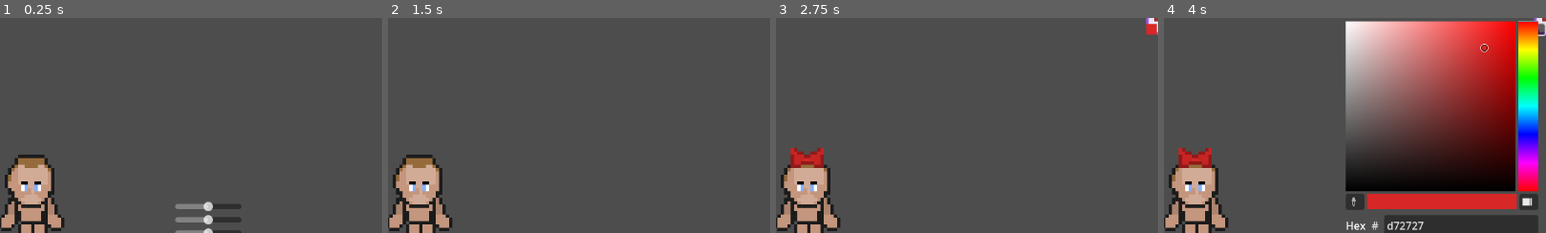
Above: before the commit, frames 1-4 (left to right).
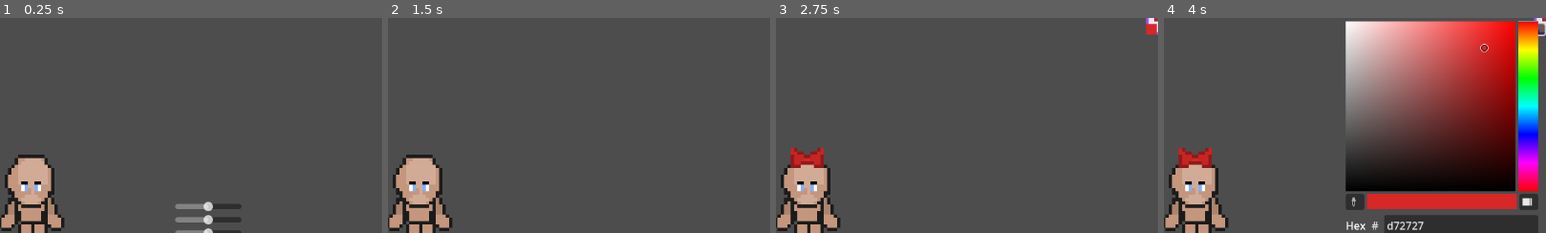
Above: after the commit, the same moments.

Repository: p1petto/CharacterMakerNew
Game: Godot game, scene res://Scenes/maker.tscn
Same seed, same stepped clock (60 frames per second), same inputs: the game is played once before the commit and once after it.
Inputs (mouse positions are % of the whole screen's width and height, from its top left):
- Up to frame 1 (0.25 s): no input
- Up to frame 2 (1.5 s): click "Head" at 0.5 s; click "Accessories" at 1.25 s
- Up to frame 3 (2.75 s): click (15, 82) at 2 s
- Up to frame 4 (4 s): click (97, 5) at 2.75 s; click (95, 9) at 3.5 s
The pictures show only the part of the screen within x 46-96%, y 6-56%; the shares and areas given below are measured in that part.

The runs differ from the first frame. In frame 1, 0.4% of the frame differs, in the area x 2-14%, y 64-76%; in frame 2, 0.4%; in frame 3, 0.1%; in frame 4, 0.1%.

Commit message:
added: добавление слайдеров в зависимости от параметра прически

Diff:
--- /dev/null
+++ b/Resources/CatalogItems/Hair/Crown/Crown0.tres
@@ -0,0 +1,10 @@
+[gd_resource type="Resource" script_class="CatalogItem" load_steps=3 format=3 uid="uid://cek0mmtv3fbx2"]
+
+[ext_resource type="Resource" uid="uid://cbm6vietilv1x" path="res://Resources/Hair/Crown/0/Crown.tres" id="1_3aavq"]
+[ext_resource type="Script" path="res://Scripts/CatalogItemResource.gd" id="2_et3jx"]
+
+[resource]
+script = ExtResource("2_et3jx")
+item_type = "Hair"
+item_class = "Head"
+hair = ExtResource("1_3aavq")
--- /dev/null
+++ b/Resources/Hair/Crown/0/Crown.tres
@@ -0,0 +1,15 @@
+[gd_resource type="Resource" script_class="HairResource" load_steps=3 format=3 uid="uid://cbm6vietilv1x"]
+
+[ext_resource type="Script" path="res://Scripts/Hair/resource_hair.gd" id="1_bdoye"]
+[ext_resource type="SpriteFrames" uid="uid://cmohfy2j77aot" path="res://Resources/Hair/Crown/0/Crown_sprite_frames.tres" id="2_mm0fp"]
+
+[resource]
+script = ExtResource("1_bdoye")
+sprite_frames = ExtResource("2_mm0fp")
+pos_down = Vector2(0, 0)
+pos_right = Vector2(0, 0)
+pos_top = Vector2(0, 0)
+pos_left = Vector2(0, 0)
+initial_color = Color(1, 1, 1, 1)
+hair_type = "Crown"
+quantity = 1
--- /dev/null
+++ b/Resources/Hair/Crown/0/Crown_sprite_frames.tres
@@ -0,0 +1,24 @@
+[gd_resource type="SpriteFrames" format=3 uid="uid://cmohfy2j77aot"]
+
+[resource]
+animations = [{
+"frames": [],
+"loop": true,
+"name": &"down",
+"speed": 5.0
+}, {
+"frames": [],
+"loop": true,
+"name": &"left",
+"speed": 5.0
+}, {
+"frames": [],
+"loop": true,
+"name": &"right",
+"speed": 5.0
+}, {
+"frames": [],
+"loop": true,
+"name": &"top",
+"speed": 5.0
+}]
--- a/Resources/Hair/Crown/1/Crown.tres
+++ b/Resources/Hair/Crown/1/Crown.tres
@@ -12,3 +12,4 @@
 pos_left = Vector2(0, 3)
 initial_color = Color(0.588235, 0.419608, 0.235294, 1)
 hair_type = "Crown"
+quantity = 2
--- a/Resources/Hair/Crown/1/crown_sprite_frames.tres
+++ b/Resources/Hair/Crown/1/crown_sprite_frames.tres
@@ -1,22 +1,40 @@
-[gd_resource type="SpriteFrames" load_steps=8 format=3 uid="uid://dg6f4p2mlp0b4"]
+[gd_resource type="SpriteFrames" load_steps=14 format=3 uid="uid://dg6f4p2mlp0b4"]
 
 [ext_resource type="Texture2D" uid="uid://cqv0pgdn780s7" path="res://Assets/Character/Hair/Crown/1/crown-down.png" id="1_ycxlw"]
+[ext_resource type="Texture2D" uid="uid://c62vhursy7q45" path="res://Assets/Character/Hair/Crown/1/crown-down-2.png" id="2_3lcrm"]
 [ext_resource type="Texture2D" uid="uid://d3sfbfmvv6ada" path="res://Assets/Character/Hair/Crown/1/crown-horizontal.png" id="2_k2qi2"]
 [ext_resource type="Texture2D" uid="uid://bknjbv2vdxc3m" path="res://Assets/Character/Hair/Crown/1/crown-top.png" id="3_itgbb"]
+[ext_resource type="Texture2D" uid="uid://doxqrk7f2i82p" path="res://Assets/Character/Hair/Crown/1/crown-horizontal-2.png" id="4_hr4me"]
 
 [sub_resource type="AtlasTexture" id="AtlasTexture_vs4et"]
 atlas = ExtResource("1_ycxlw")
+region = Rect2(0, 0, 32, 16)
+
+[sub_resource type="AtlasTexture" id="AtlasTexture_7vb02"]
+atlas = ExtResource("2_3lcrm")
 region = Rect2(0, 0, 32, 16)
 
 [sub_resource type="AtlasTexture" id="AtlasTexture_fo82e"]
 atlas = ExtResource("2_k2qi2")
 region = Rect2(0, 0, 64, 32)
 
+[sub_resource type="AtlasTexture" id="AtlasTexture_agqai"]
+atlas = ExtResource("4_hr4me")
+region = Rect2(0, 0, 64, 32)
+
 [sub_resource type="AtlasTexture" id="AtlasTexture_6d88p"]
 atlas = ExtResource("2_k2qi2")
 region = Rect2(0, 0, 64, 32)
 
+[sub_resource type="AtlasTexture" id="AtlasTexture_o1o24"]
+atlas = ExtResource("4_hr4me")
+region = Rect2(0, 0, 64, 32)
+
 [sub_resource type="AtlasTexture" id="AtlasTexture_fhc5v"]
+atlas = ExtResource("3_itgbb")
+region = Rect2(0, 0, 32, 16)
+
+[sub_resource type="AtlasTexture" id="AtlasTexture_c1poh"]
 atlas = ExtResource("3_itgbb")
 region = Rect2(0, 0, 32, 16)
 
@@ -27,7 +45,15 @@
 "texture": SubResource("AtlasTexture_vs4et")
 }],
 "loop": true,
-"name": &"down",
+"name": &"down_1",
+"speed": 5.0
+}, {
+"frames": [{
+"duration": 1.0,
+"texture": SubResource("AtlasTexture_7vb02")
+}],
+"loop": true,
+"name": &"down_2",
 "speed": 5.0
 }, {
 "frames": [{
@@ -35,7 +61,15 @@
 "texture": SubResource("AtlasTexture_fo82e")
 }],
 "loop": true,
-"name": &"left",
+"name": &"left_1",
+"speed": 5.0
+}, {
+"frames": [{
+"duration": 1.0,
+"texture": SubResource("AtlasTexture_agqai")
+}],
+"loop": true,
+"name": &"left_2",
 "speed": 5.0
 }, {
 "frames": [{
@@ -43,7 +77,15 @@
 "texture": SubResource("AtlasTexture_6d88p")
 }],
 "loop": true,
-"name": &"right",
+"name": &"right_1",
+"speed": 5.0
+}, {
+"frames": [{
+"duration": 1.0,
+"texture": SubResource("AtlasTexture_o1o24")
+}],
+"loop": true,
+"name": &"right_2",
 "speed": 5.0
 }, {
 "frames": [{
@@ -51,6 +93,14 @@
 "texture": SubResource("AtlasTexture_fhc5v")
 }],
 "loop": true,
-"name": &"top",
+"name": &"top_1",
+"speed": 5.0
+}, {
+"frames": [{
+"duration": 1.0,
+"texture": SubResource("AtlasTexture_c1poh")
+}],
+"loop": true,
+"name": &"top_2",
 "speed": 5.0
 }]
--- a/Scenes/hair.tscn
+++ b/Scenes/hair.tscn
@@ -1,7 +1,7 @@
 [gd_scene load_steps=4 format=3 uid="uid://4cmfiyg1fw2v"]
 
 [ext_resource type="Script" path="res://Scripts/Hair/hair.gd" id="1_tvx1q"]
-[ext_resource type="Resource" uid="uid://b514ekxke62dr" path="res://Resources/Hair/Crown/1/Crown.tres" id="2_b7bp6"]
+[ext_resource type="Resource" uid="uid://cbm6vietilv1x" path="res://Resources/Hair/Crown/0/Crown.tres" id="2_u6vyu"]
 
 [sub_resource type="SpriteFrames" id="SpriteFrames_0wcf5"]
 animations = [{
@@ -15,4 +15,4 @@
 sprite_frames = SubResource("SpriteFrames_0wcf5")
 animation = &"down"
 script = ExtResource("1_tvx1q")
-hair_resource = ExtResource("2_b7bp6")
+hair_resource = ExtResource("2_u6vyu")
--- a/Scenes/maker.tscn
+++ b/Scenes/maker.tscn
@@ -50,7 +50,7 @@
 [ext_resource type="Resource" uid="uid://sigi1wivmfxd" path="res://Resources/CatalogItems/Clothes/StaticClothes/Skirt1.tres" id="42_2ndwj"]
 [ext_resource type="Script" path="res://Scripts/UI/color_scheme_check_boxes.gd" id="42_7jrcx"]
 [ext_resource type="PackedScene" uid="uid://ce7rp68ov1aw6" path="res://Scenes/UI/color_scheme_check_button.tscn" id="42_axf45"]
-[ext_resource type="Script" path="res://Scripts/Hair/resource_hair.gd" id="43_67rl8"]
+[ext_resource type="Resource" uid="uid://cek0mmtv3fbx2" path="res://Resources/CatalogItems/Hair/Crown/Crown0.tres" id="43_fog1h"]
 [ext_resource type="Resource" uid="uid://ci3dl6yfnqf4x" path="res://Resources/CatalogItems/Hair/Crown/Crown1.tres" id="44_4vvcd"]
 [ext_resource type="Script" path="res://Scripts/UI/color_picker_button_container_border.gd" id="45_5q11q"]
 
@@ -250,21 +250,6 @@
 item_type = "Dynamic_clothes"
 item_class = "RightLeg"
 dynamic_clothes = SubResource("Resource_kpkwv")
-
-[sub_resource type="Resource" id="Resource_iti00"]
-script = ExtResource("43_67rl8")
-pos_down = Vector2(0, 0)
-pos_right = Vector2(0, 0)
-pos_top = Vector2(0, 0)
-pos_left = Vector2(0, 0)
-initial_color = Color(1, 1, 1, 1)
-hair_type = "Crown"
-
-[sub_resource type="Resource" id="Resource_agawi"]
-script = ExtResource("5_sbt4v")
-item_type = "Hair"
-item_class = "Head"
-hair = SubResource("Resource_iti00")
 
 [node name="Maker" type="Node2D"]
 texture_filter = 1
@@ -509,7 +494,7 @@
 [node name="Crown" parent="UI/Catalog/CatalogContainer" groups=["HairTab"] instance=ExtResource("4_kavcm")]
 visible = false
 layout_mode = 2
-catalog_items = Array[ExtResource("5_sbt4v")]([SubResource("Resource_agawi"), ExtResource("44_4vvcd")])
+catalog_items = Array[ExtResource("5_sbt4v")]([ExtResource("43_fog1h"), ExtResource("44_4vvcd")])
 
 [node name="ColorSettings" parent="UI/Catalog/CatalogContainer" groups=["SettingsTab"] instance=ExtResource("4_kavcm")]
 visible = false
--- a/Scripts/Hair/hair.gd
+++ b/Scripts/Hair/hair.gd
@@ -7,25 +7,24 @@
 var color_picker_button
 var cur_color
 var initial_color
+var cur_state = "1"
 
 func _ready() -> void:
 	call_deferred("_connect_color_changed_signal")
-	call_deferred("_connect_color")
 	initialize()
-
-
-# Called every frame. 'delta' is the elapsed time since the previous frame.
-func _process(delta: float) -> void:
-	pass
 
 func initialize():
 	sprite_frames = hair_resource.sprite_frames
+	cur_state = "1"
+
+	call_deferred("_connect_color")
 	change_direction()
 
-
-
 func change_direction():
-	animation = Global.current_dir
+	if hair_resource.quantity > 1:
+		animation = Global.current_dir + "_" + cur_state
+	else:
+		animation = Global.current_dir
 	match Global.current_dir:
 		"down":
 			position = hair_resource.pos_down
@@ -35,6 +34,8 @@
 			position = hair_resource.pos_top
 		"left":
 			position = hair_resource.pos_left
+
+
 
 func _connect_color_changed_signal():
 	color_picker_button.color_changed.connect(_on_color_changed)
--- a/Scripts/Hair/resource_hair.gd
+++ b/Scripts/Hair/resource_hair.gd
@@ -12,3 +12,5 @@
 
 @export_enum("Crown")
 var hair_type: String = "Crown"
+
+@export var quantity: int = 1
--- a/Scripts/UI/catalog_list.gd
+++ b/Scripts/UI/catalog_list.gd
@@ -171,6 +171,7 @@
 	current_node.initialize()
 
 func _handle_hair_item(slot_index, item_class):
+
 	var resource_part = catalog_items[slot_index].hair
 	var target_node
 	match resource_part.hair_type:
@@ -178,3 +179,4 @@
 			target_node = character.head.polygon2d.get_node("Crown")
 			target_node.hair_resource = resource_part
 			target_node.initialize()
+	change_sliders.emit(resource_part.hair_type)
--- a/Scripts/UI/sliders.gd
+++ b/Scripts/UI/sliders.gd
@@ -1,7 +1,7 @@
 extends Container
 
 @onready var catallog = $"../Catalog"
-@onready var catallog_list = $"../Catalog/CatalogContainer"
+@onready var catallog_lists = $"../Catalog/CatalogContainer"
 @onready var character = $"../../SubViewportContainer/SubViewport/Character"
 var slider_scene = preload("res://Scenes/custom_h_slider.tscn")
 
@@ -11,7 +11,7 @@
 
 	catallog.tab_changed.connect(_on_tab_changed)
 
-	for part in catallog_list.get_children():
+	for part in catallog_lists.get_children():
 		part.change_sliders.connect(update_sliders)
 
 	for part in character.get_children():
@@ -47,7 +47,8 @@
 		pass
 
 func _on_value_slider_changed(val, m, character_part_name, axis):
-	var character_part = character.get_node(character_part_name)
+	var character_part = character.find_child(character_part_name, true, false)
+
 	var cur_dir = Global.current_dir
 	if character_part.is_in_group("Dynamic"):
 
@@ -60,16 +61,17 @@
 		elif cur_dir == "left":
 			character_part.setup_polygon(cur_dir)
 
-
 	elif character_part.is_in_group("ConditionallyDynamic"):
 
 		character_part.change_thickness(val)
 		if character_part.is_symmetrical:
 			character_part.linked_symmetrical_element.change_thickness(val)
-
+	elif character_part.is_in_group("Hair"):
+		character_part.cur_state = str(val)
+		character_part.change_direction()
 
 func update_sliders(character_part_name):
-	var character_part = character.get_node(character_part_name)
+	var character_part = character.find_child(character_part_name, true, false)
 
 	# Удаление старых контейнеров
 	for child in get_children():
@@ -78,7 +80,7 @@
 
 	await get_tree().process_frame  # Ждём 1 кадр, чтобы узлы полностью удалились
 
-	# Создание новых слайдеров
+	print("create container ", character_part_name)
 	_create_sliders_for_part(character_part)
 
 	update_containers_visibility("down")
@@ -133,3 +135,19 @@
 		slider.value = 1
 		part_container.add_child(slider)
 		slider.slider_value_changed.connect(_on_value_slider_changed)
+
+	if part.is_in_group("Hair"):
+		var part_container = VBoxContainer.new()
+		part_container.name = part.name
+		part_container.position.y = character.head.position.y * 5
+
+
+		add_child(part_container)
+		if part.hair_resource.quantity > 1:
+			var slider = slider_scene.instantiate()
+			slider.character_part = part.name
+			slider.min_value = 1
+			slider.max_value = part.hair_resource.quantity
+			slider.value = 1
+			part_container.add_child(slider)
+			slider.slider_value_changed.connect(_on_value_slider_changed)
Binary file added: Assets/Character/Hair/Crown/1/crown-down-2.png
Not shown, added: Assets/Character/Hair/Crown/1/crown-down-2.png.import
Binary file added: Assets/Character/Hair/Crown/1/crown-horizontal-2.png
Not shown, added: Assets/Character/Hair/Crown/1/crown-horizontal-2.png.import
Not shown: 1 places in Scenes/maker.tscn that only renumber resources
